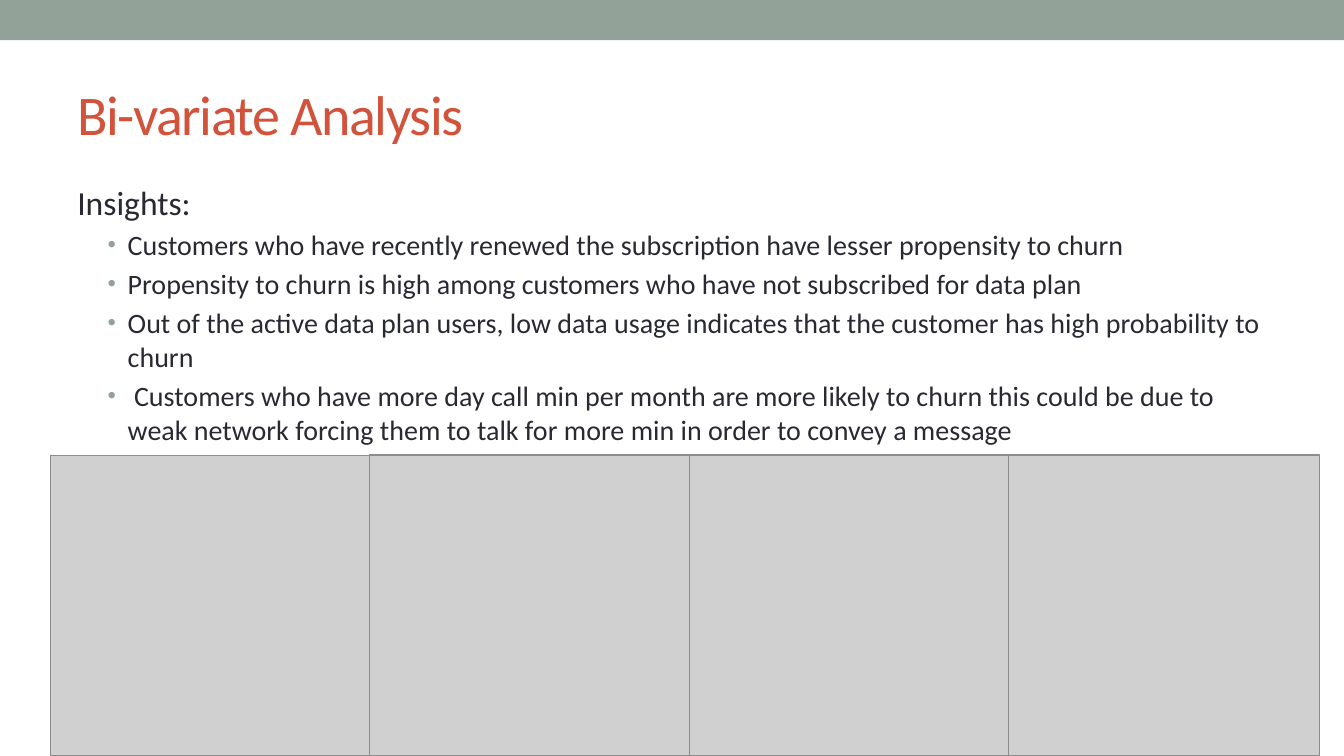
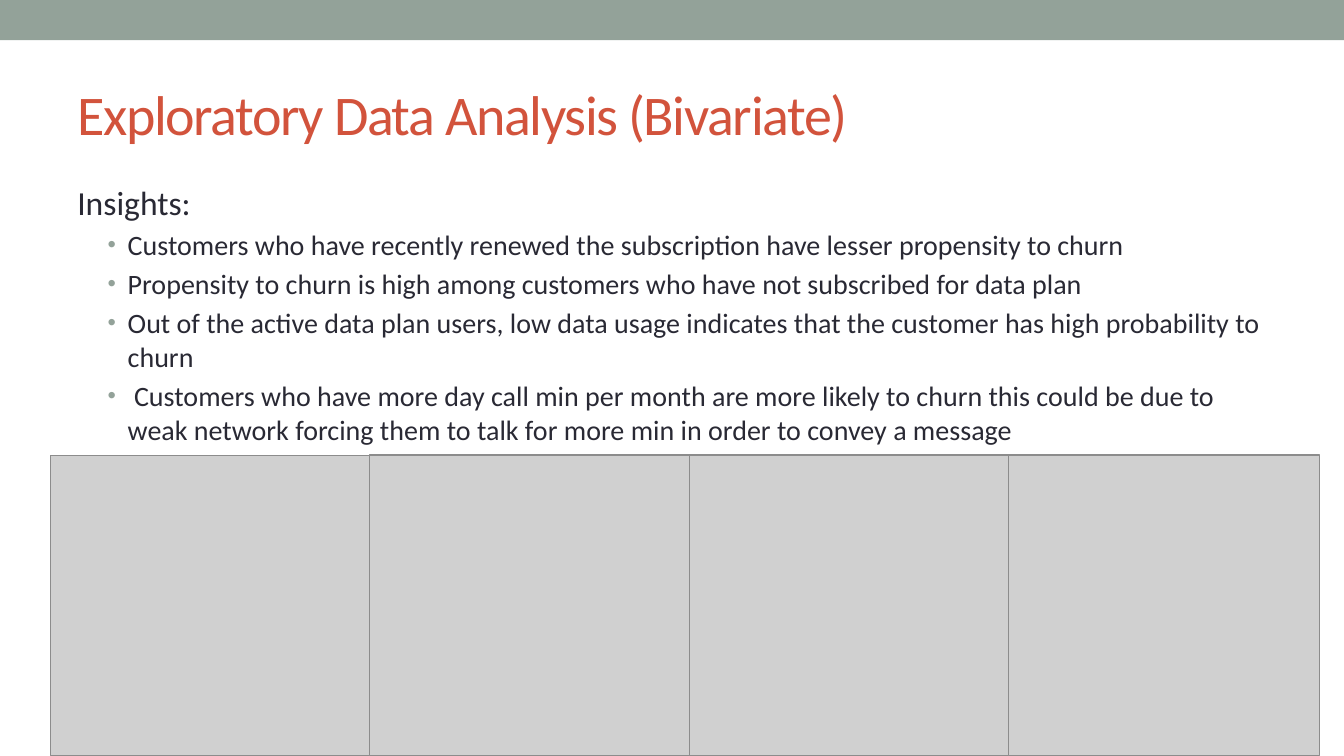
Before and after one commit to VickyVykciV/rProgramming, a slide deck: slide 6 of presentations/Churn_Analysis.pptx. Drawn at 1344x756 pixels with LibreOffice and Linux fonts; fonts in the diff are those of the drawing; grey boxes stand for pictures. Boxes give left, top, right and bottom in pixels: in the first picture for what was removed or moved away, otherwise in the second. Text is boxed around its words. In the diff, an @@ line names an element or a change of style, - is before the commit and + after.

Commit message:
Final Churn Analysis

```diff
--- a/presentations/Churn_Analysis.pptx
+++ b/presentations/Churn_Analysis.pptx
@@ title at (77, 94, 847, 144): text changed @@
-Bi-variate Analysis
+Exploratory Data Analysis (Bivariate)
```
Also in this commit, not shown: 4 other slides changed, 8 slides added, 6 slides removed, 2 other files.
